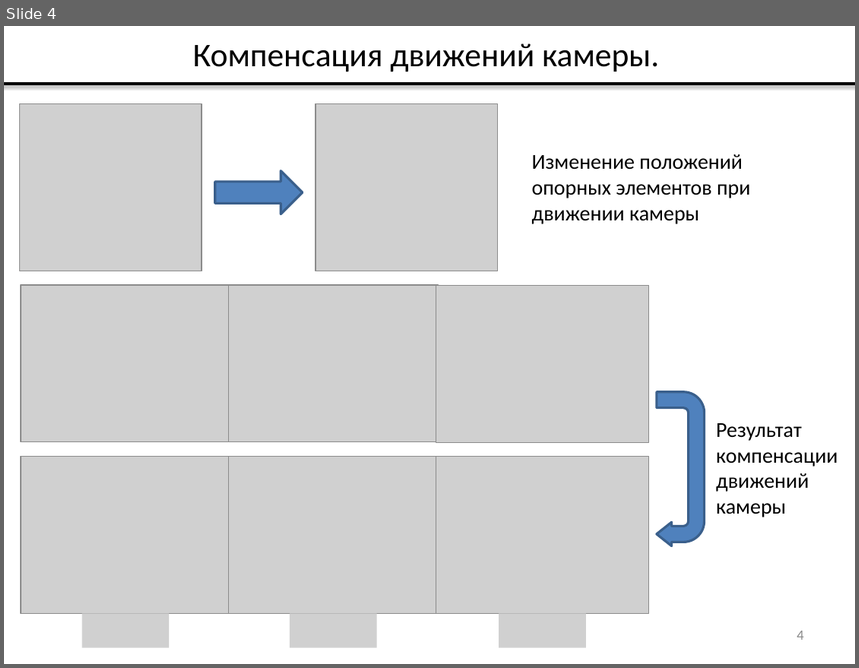
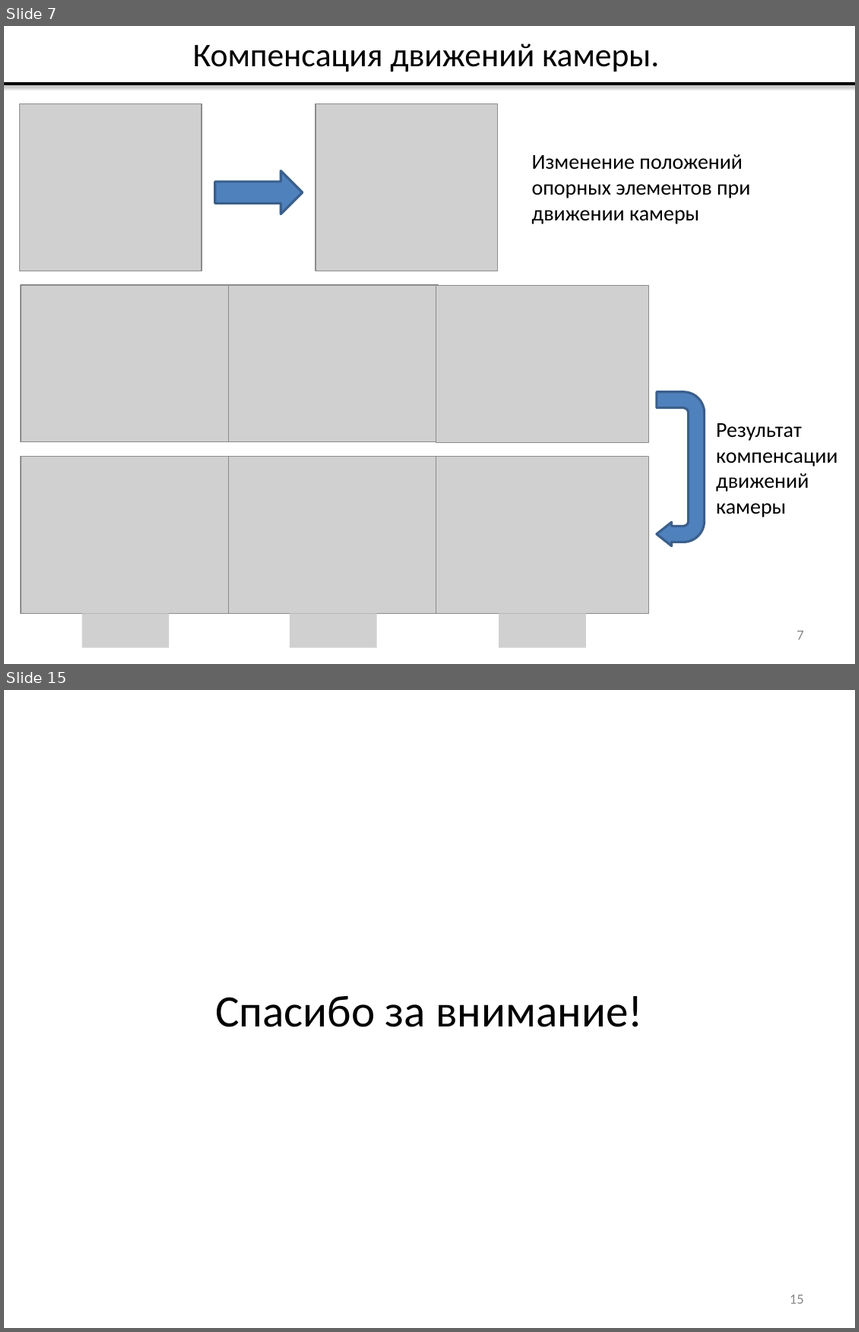
Before and after one commit to vladdimakov/cv2, a slide deck: ВКР/Презентация_Димаков_В.С._МП-40.pptx. Shown one above the other, each under a label of ours: slide 4 before the commit, slides 7 and 15 after it; the slides between them are not shown. The pictures are 859x668 and 859x1332 pixels, drawn with LibreOffice and Linux fonts; fonts in the diff are those of the drawing; grey boxes stand for pictures. Boxes give left, top, right and bottom in pixels: in the first picture for what was removed or moved away, otherwise in the second. Text is boxed around its words. In the diff, an @@ line names an element or a change of style, - is before the commit and + after.

```diff
--- a/ВКР/Презентация_Димаков_В.С._МП-40.pptx
+++ b/ВКР/Презентация_Димаков_В.С._МП-40.pptx
@@ slide 15 added at <box>4,690,855,1328</box>, background #FFFFFF @@
@@ title added at <box>215,996,643,1027</box>, 38 pt, text #000000 @@
+Спасибо за внимание!
@@ page number added at <box>790,1295,804,1304</box>, 12 pt, text #898989 @@
+15
@@ what was slide 4 is now slide 7 @@
@@ page number at <box>797,631,804,640</box>: text changed @@
-4
+7
```
Also in this commit, not shown: 2 slides changed, 8 other slides added, 1 slide removed.
